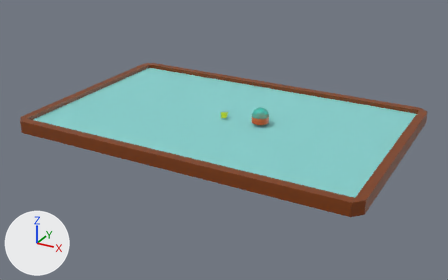
The COLLADA model scene.dae: old version first, new version second.
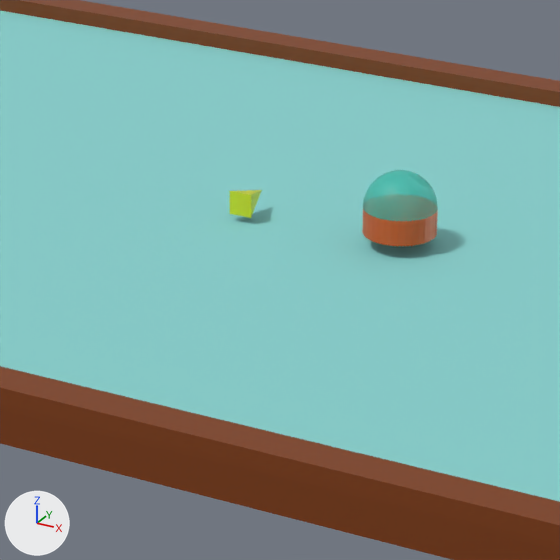
There are two pictures of each version: one whole from a 50 mm camera at (666.0, -1222.0, 562.0) aimed at (9.0, -26.0, -36.0), one close up on the part from 38% to 66% of the width and 24% to 70% of the height. The axes (+X, +Y, +Z) are drawn at lower left. The lights are the same throughout. Where no turn or scale is listed for an object, it has been applied to the vertices.

Objects in the first close-up: 'Plateau', 'Sphere', 'Tortue1'.
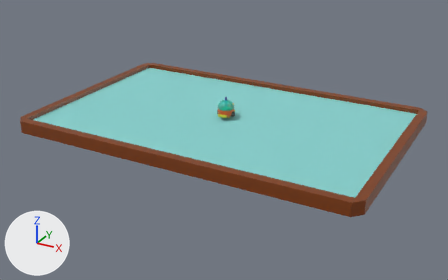
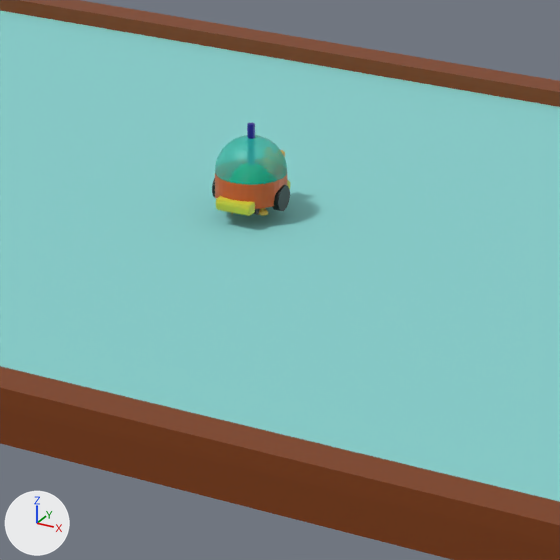
The change in detail:
Material 'Blanc' (mat_blanc) changes colour from cyan #88d1cf to light grey #d1d1d1; in linear values from (0.247, 0.64, 0.622) to (0.64, 0.64, 0.64).
Material 'Blanc_001' (mat_blanc_001) is new.
Its base color is (0.247, 0.64, 0.622) (cyan #88d1cf).
Its roughness is 0.9.
Material 'Bleu' (mat_bleu) is new.
Its base color is (0.0129, 0.00329, 0.274) (blue #1e0b8f).
Its roughness is 0.44.
Material 'Noir' (mat_noir) is new.
Its base color is (0.0, 0.0, 0.0) (black #000000).
Its roughness is 0.44.
Material 'Bouche' (mat_bouche) is new.
Its base color is (0.64, 0.000667, 0.00367) (red #d1020c).
Its roughness is 0.44.
Material 'Corps' (mat_corps) is new.
Its base color is (0.64, 0.388, 0.0517) (yellow #d1a740).
Its roughness is 0.44.
Material 'Yeux' (mat_yeux) is new.
Its base color is (0.00755, 0.00333, 0.64) (blue #150bd1).
Its roughness is 0.44.
Material 'Vert' (mat_vert) is new.
Its base color is (0.00508, 0.366, 0.00547) (green #10a311).
Its roughness is 0.44.
Material 'Jaune' (mat_jaune) is new.
Its base color is (0.64, 0.617, 0.0425) (yellow #d1ce3a).
Its roughness is 0.44.
Material 'roues' (mat_roues) is new.
Its base color is (0.00977, 0.00977, 0.00977) (black #191919).
Its roughness is 0.44.
Material 'Vitre' (mat_vitre) is new.
Its base color is (0.496, 0.64, 0.64) (light grey #bbd1d1).
Its roughness is 0.44.
me_cube has 36 vertices, 70 faces and spans x -420.0..420.0, y -270.0..270.0, z -10.0..19.0.
me_cube no longer uses material mat_blanc (cyan #88d1cf).
me_cube now uses material mat_blanc_001 (cyan #88d1cf).
Mesh me_cylinder is new.
It has 13 vertices, 22 faces and spans x -1.8..1.8, y -2.0..2.0, z -25.3..21.7.
It uses material mat_bleu (blue #1e0b8f).
Mesh me_cylinder_000 is new.
It has 64 vertices, 124 faces and spans x -2.21..2.21, y -7.17..7.17, z -7.12..7.12.
It uses material mat_noir (black #000000).
Mesh me_sphere_1 is new.
It has 389 vertices, 774 faces and spans x -20.0..20.0, y -20.0..20.0, z 22.1..56.4.
Faces by material slot: [294, 480].
It uses material mat_plastique (orange #d15a1e).
It uses material mat_verre (cyan #14d1bc).
Mesh me_mesh_generator_object_001 is new.
It has 1848 vertices, 3620 faces and spans x -16.6..16.8, y -22.8..30.6, z 17.4..41.0.
Faces by material slot: [671, 2271, 320, 320, 38].
It uses material mat_vert (green #10a311).
It uses material mat_corps (yellow #d1a740).
It uses material mat_yeux (blue #150bd1).
It uses material mat_blanc (light grey #d1d1d1).
It uses material mat_bouche (red #d1020c).
Mesh me_cube_002 is new.
It has 948 vertices, 1876 faces and spans x -10.5..11.7, y -22.9..25.9, z 17.1..32.2.
Faces by material slot: [1060, 32, 784].
It uses material mat_jaune (yellow #d1ce3a).
It uses material mat_vitre (light grey #bbd1d1).
It uses material mat_roues (black #191919).
Object 'Tortue1' (ob_tortue1) moves from (0.0, 0.0, 0.9) to (0.0, 0.0, 3.2).
Object 'Sphere' (ob_sphere) is deleted.
Object 'Crayon' (ob_crayon) is new; it shows me_cylinder.
Its location is (0.0, 0.0, 42.2).
Object 'RoueD' (ob_roued) is new; it shows me_cylinder_000.
Its location is (18.7, -0.2, 24.1).
Object 'RoueG' (ob_roueg) is new; it shows a copy of me_cylinder_000.
Its location is (-18.7, -0.2, 24.1).
Object 'TortueB' (ob_tortueb) is new; it shows me_sphere_1.
Its location is (0.0, 0.0, -0.3).
Object 'TortueC' (ob_tortuec) is new; it shows me_mesh_generator_object_001.
Its location is (0.0, 0.0, -0.3).
Object 'TortueD' (ob_tortued) is new; it shows me_cube_002.
Its location is (0.0, 0.0, 0.0).

Pixel boxes (x1, y1, x2, y2) of what changed, in the close-ups (560 x 560 px):
'Plateau', recoloured
    both: (208, 120, 469, 264)
'Sphere', deleted
    before: (362, 170, 438, 246)
    faces in mat_verre (cyan #14d1bc): (363, 170, 438, 221)
    faces in mat_plastique (orange #d15a1e): (362, 209, 438, 246)
'TortueB', added
    after: (215, 135, 287, 209)
    faces in mat_verre (cyan #14d1bc): (215, 135, 287, 185)
    faces in mat_plastique (orange #d15a1e): (215, 174, 287, 209)
'Tortue1', moved (not visible afterwards)
    before: (230, 190, 262, 218)
'TortueD', added
    after: (216, 180, 290, 216)
    faces in mat_jaune (yellow #d1ce3a): (216, 180, 290, 216)
'RoueD', added
    after: (272, 185, 290, 211)
'Crayon', added
    after: (247, 123, 255, 139)
'TortueC', added
    after: (231, 150, 285, 216)
